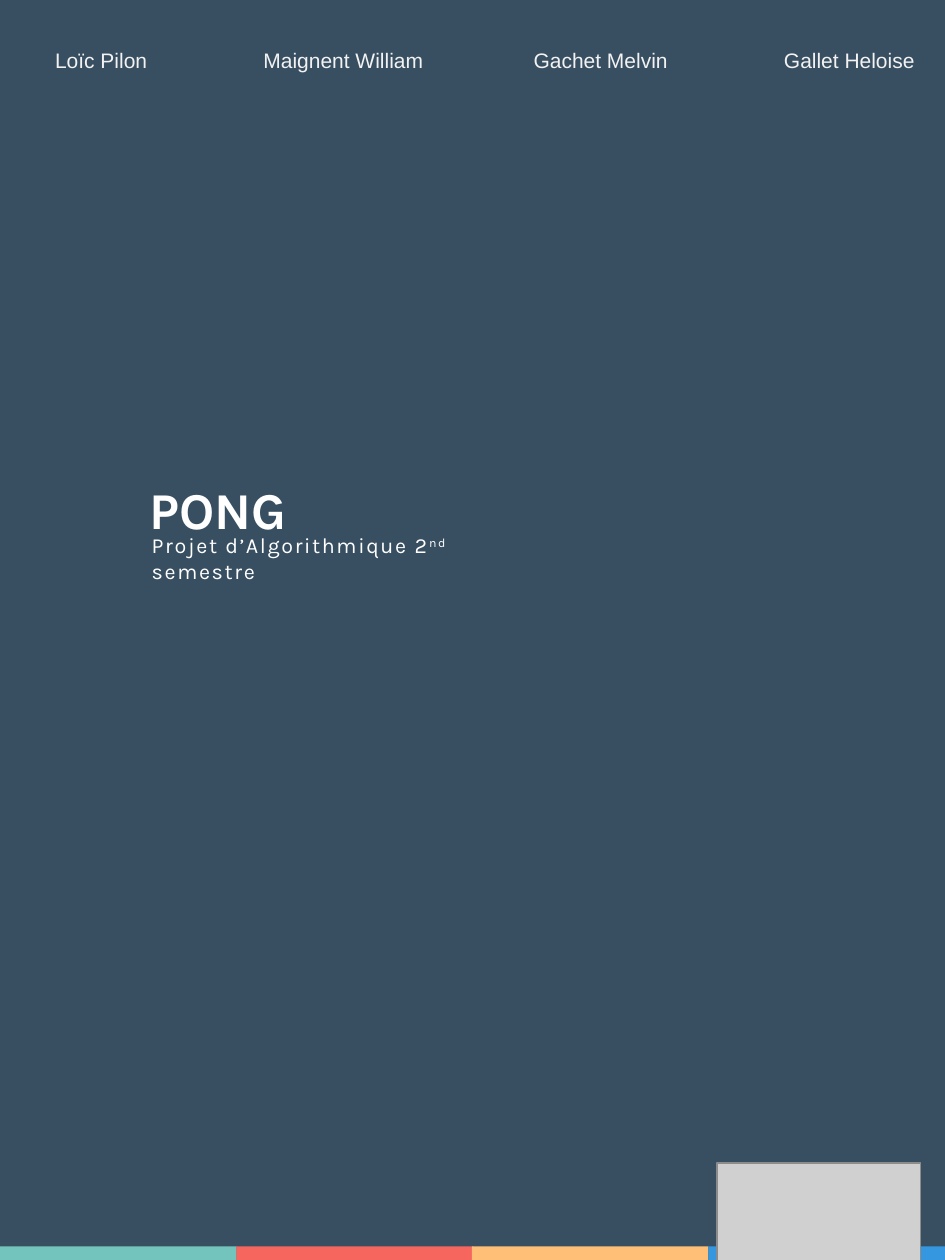
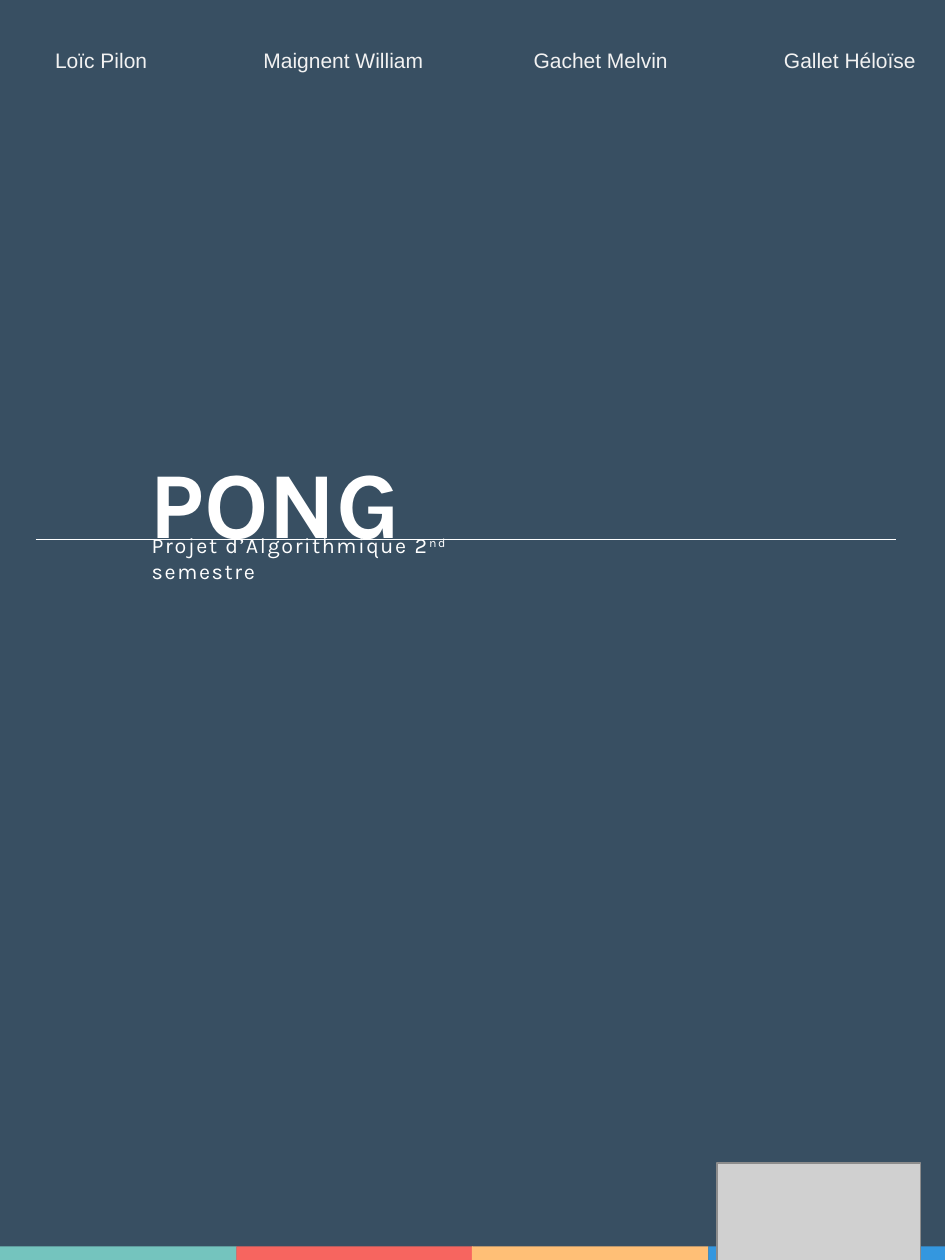
Before and after one commit to Loicpln/Projet_Algo_N2, a slide deck: slide 1 of Elements de presentation/Soutenance finale.pptx. Drawn at 945x1260 pixels with LibreOffice and Linux fonts; fonts in the diff are those of the drawing; grey boxes stand for pictures. Boxes give left, top, right and bottom in pixels: in the first picture for what was removed or moved away, otherwise in the second. Text is boxed around its words. In the diff, an @@ line names an element or a change of style, - is before the commit and + after.

```diff
--- a/Elements de presentation/Soutenance finale.pptx
+++ b/Elements de presentation/Soutenance finale.pptx
@@ text at <box>55,52,916,72</box>: text changed @@
-Loïc Pilon Maignent William Gachet Melvin Gallet Heloise
+Loïc Pilon Maignent William Gachet Melvin Gallet Héloïse
@@ text "PONG": place and size @@
-text "PONG" at <box>149,495,286,541</box>
+text "PONG" at <box>149,475,400,559</box>
@@ text "PONG" at <box>149,475,400,559</box>: size 29.6 to 54 pt @@
@@ line added from (35, 539) to (896, 539), #FFFFFF 0.75 pt @@
```
Also in this commit, not shown: 3 other slides changed, 5 slides added, 1 slide removed, 1 other file.
